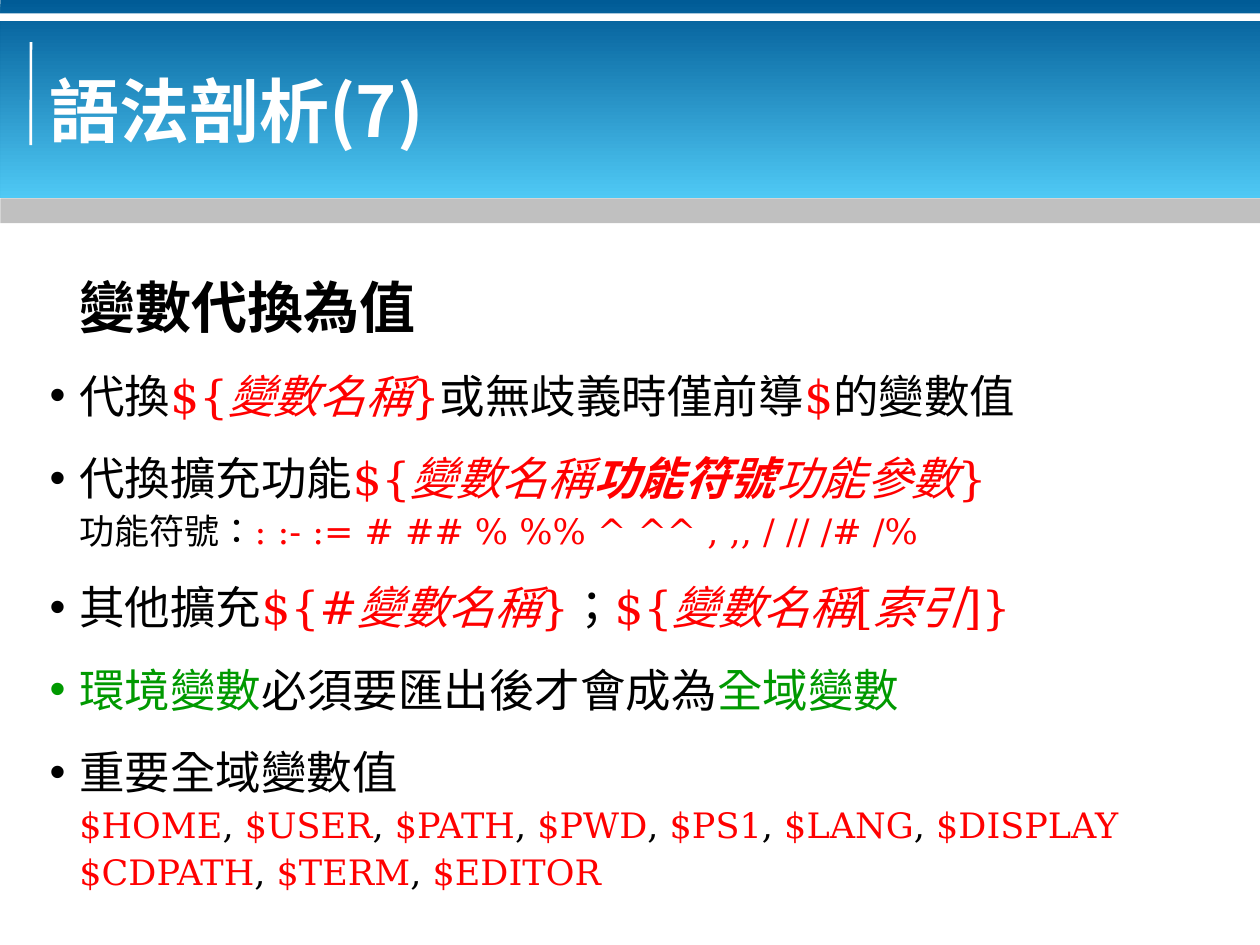
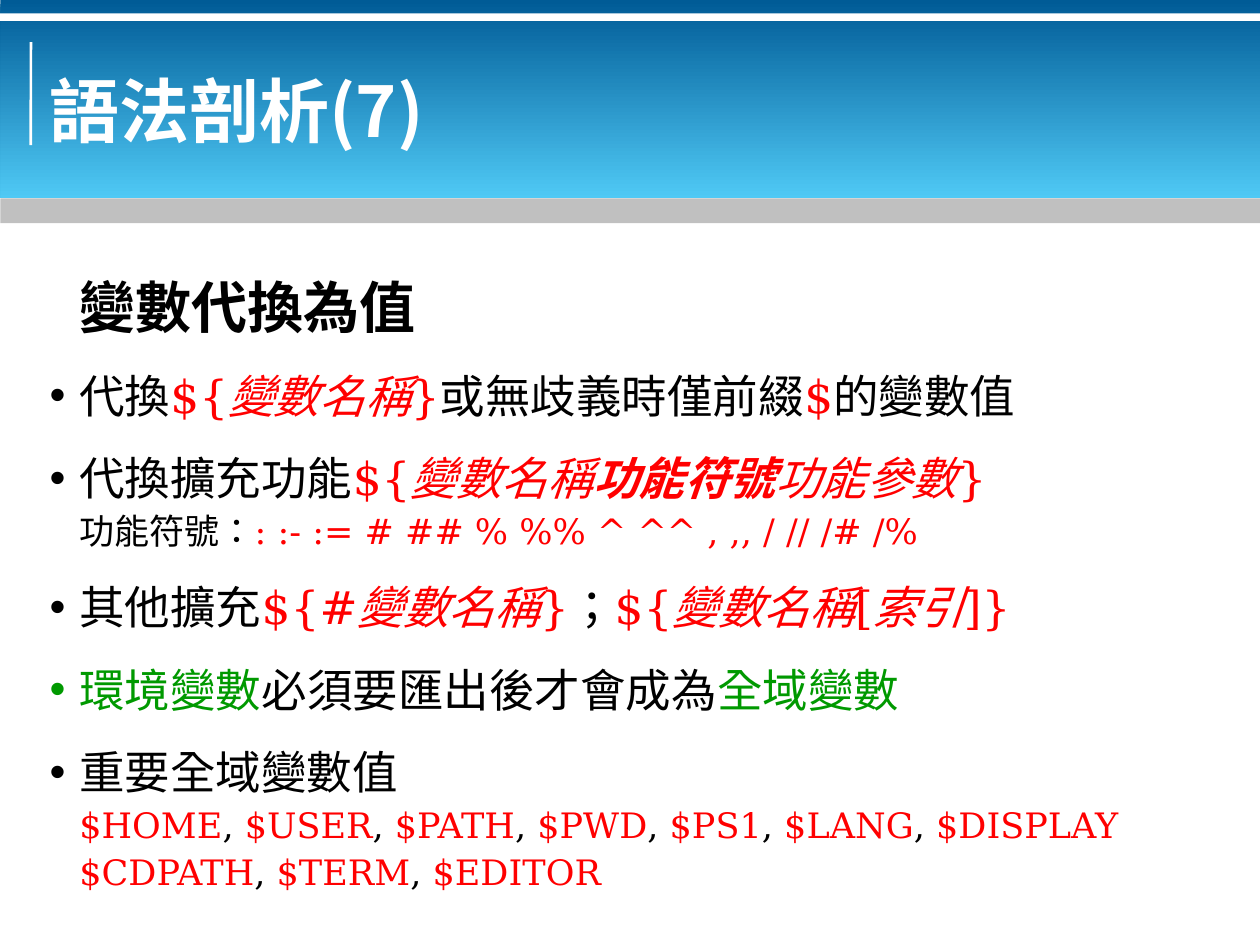
Before and after one commit to bluebat/.presentations, a slide deck: slide 13 of bash-basics.odp. Drawn at 1260x945 pixels with LibreOffice and Linux fonts; fonts in the diff are those of the drawing; background and template pictures are left out. Boxes give left, top, right and bottom in pixels: in the first picture for what was removed or moved away, otherwise in the second. Text is boxed around its words. In the diff, an @@ line names an element or a change of style, - is before the commit and + after.

```diff
--- a/bash-basics.odp
+++ b/bash-basics.odp
@@ text at (x1=79, y1=374, x2=1016, y2=421): text changed @@
-• 代換${變數名稱}或無歧義時僅前導$的變數值
+• 代換${變數名稱}或無歧義時僅前綴$的變數值
```
Also in this commit, not shown: 4 other slides changed.
